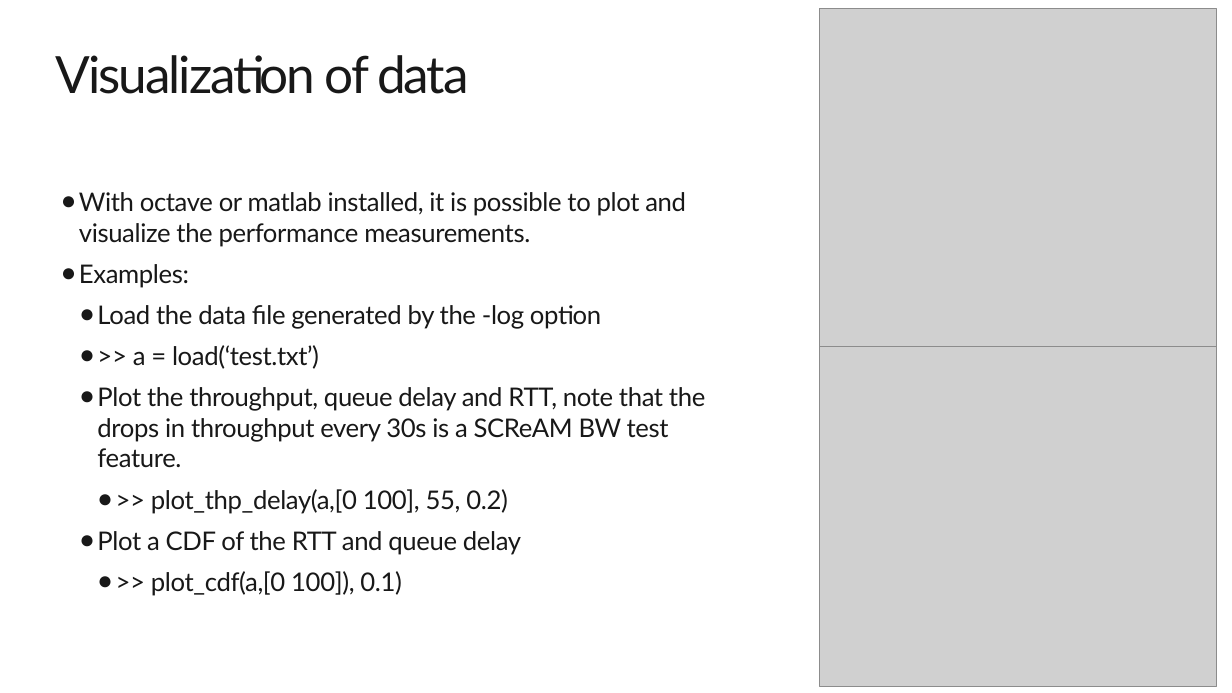
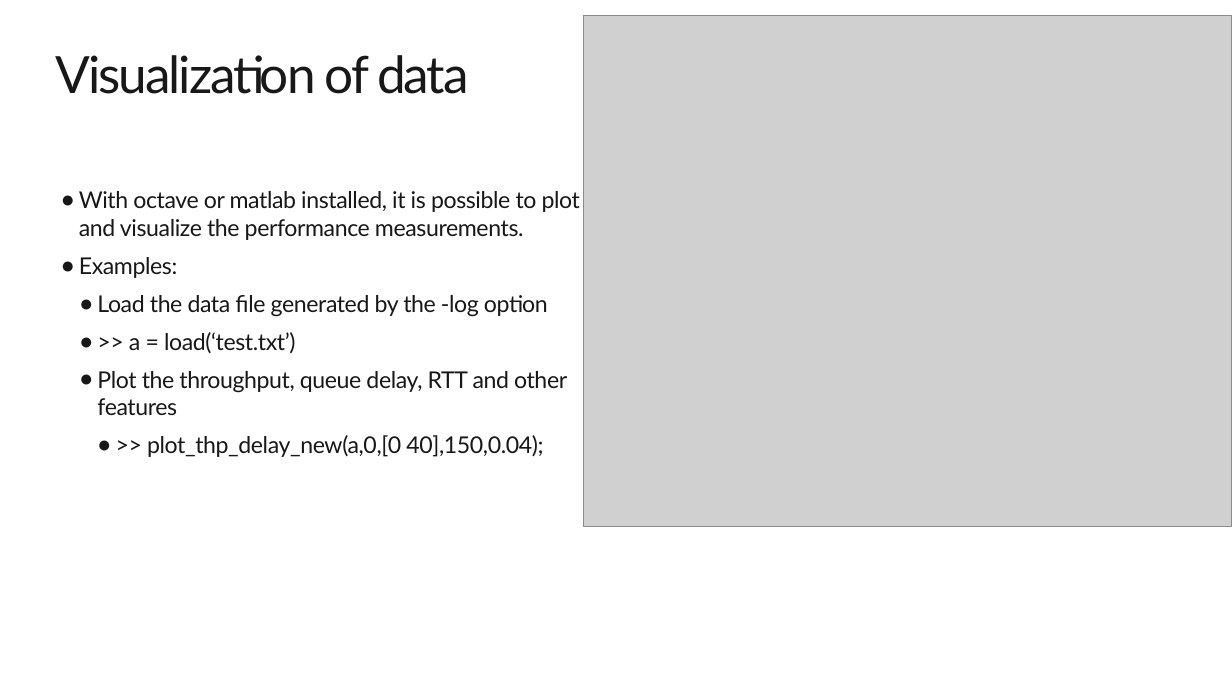
Before and after one commit to 5G-VCA-CC/scream, a slide deck: slide 15 of SCReAM-BW-test-tool.pptx. Drawn at 1232x693 pixels with LibreOffice and Linux fonts; fonts in the diff are those of the drawing; grey boxes stand for pictures; background and template pictures are left out. Boxes give left, top, right and bottom in pixels: in the first picture for what was removed or moved away, otherwise in the second. Text is boxed around its words. In the diff, an @@ line names an element or a change of style, - is before the commit and + after.

Commit message:
Robustness to large packet reordering improved. Feature is currently only enabled for the BW test application. To enable featire in multicam, add #define EXT_OOO_FB in multicam scream_receiver.cpp. Updated code also fixed an issue where even little reordering triggered packet loss reaction.   - -periodicdropinterval option removed. Periodic rate reduction is instead implemented in ScreamV2Tx.cpp.   - ScreamV1Tx.cpp removed.   - BW test tool, summary output displays %-age of packets marked Not-ECT, ECT(0), ECT(1) and CE.

```diff
--- a/SCReAM-BW-test-tool.pptx
+++ b/SCReAM-BW-test-tool.pptx
@@ picture added at (x1=584, y1=16, x2=1232, y2=527) @@
@@ picture removed at (x1=820, y1=8, x2=1216, y2=355) @@
@@ text at (x1=79, y1=191, x2=580, y2=353): size 20 to 18 pt in "With octave or matlab installed, it is ...", "Examples:", "Load the data file generated by the ...", ">> a = load(‘test.txt’)" @@
@@ picture removed at (x1=820, y1=347, x2=1216, y2=687) @@
@@ text at (x1=97, y1=371, x2=567, y2=457): text changed; size 20 to 18 pt @@
-  ● Plot the throughput, queue delay and RTT, note that the drops in throughput every 30s is a SCReAM BW test feature.
-    ● >> plot_thp_delay(a,[0 100], 55, 0.2)
-  ● Plot a CDF of the RTT and queue delay
-    ● >> plot_cdf(a,[0 100]), 0.1)
+  ● Plot the throughput, queue delay, RTT and other features
+    ● >> plot_thp_delay_new(a,0,[0 40],150,0.04);
```
Also in this commit, not shown: 12 other slides changed, 26 other files.
